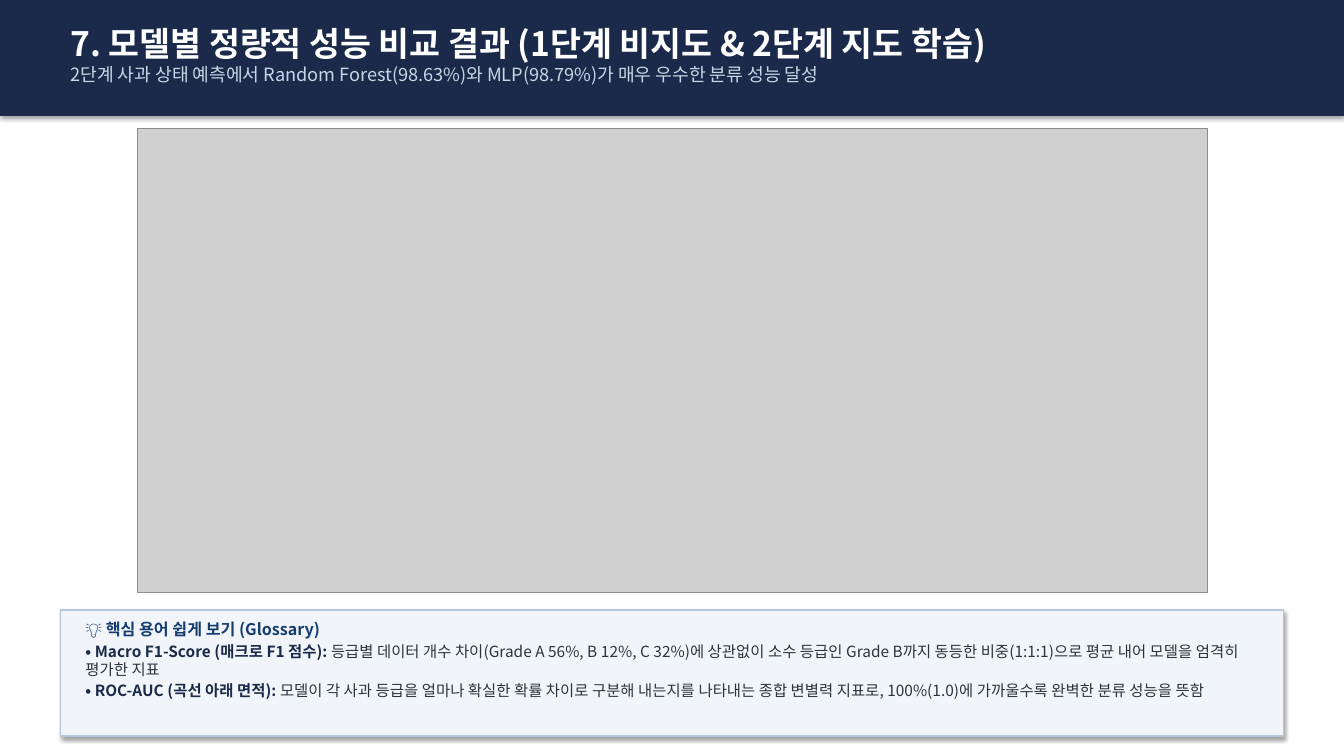
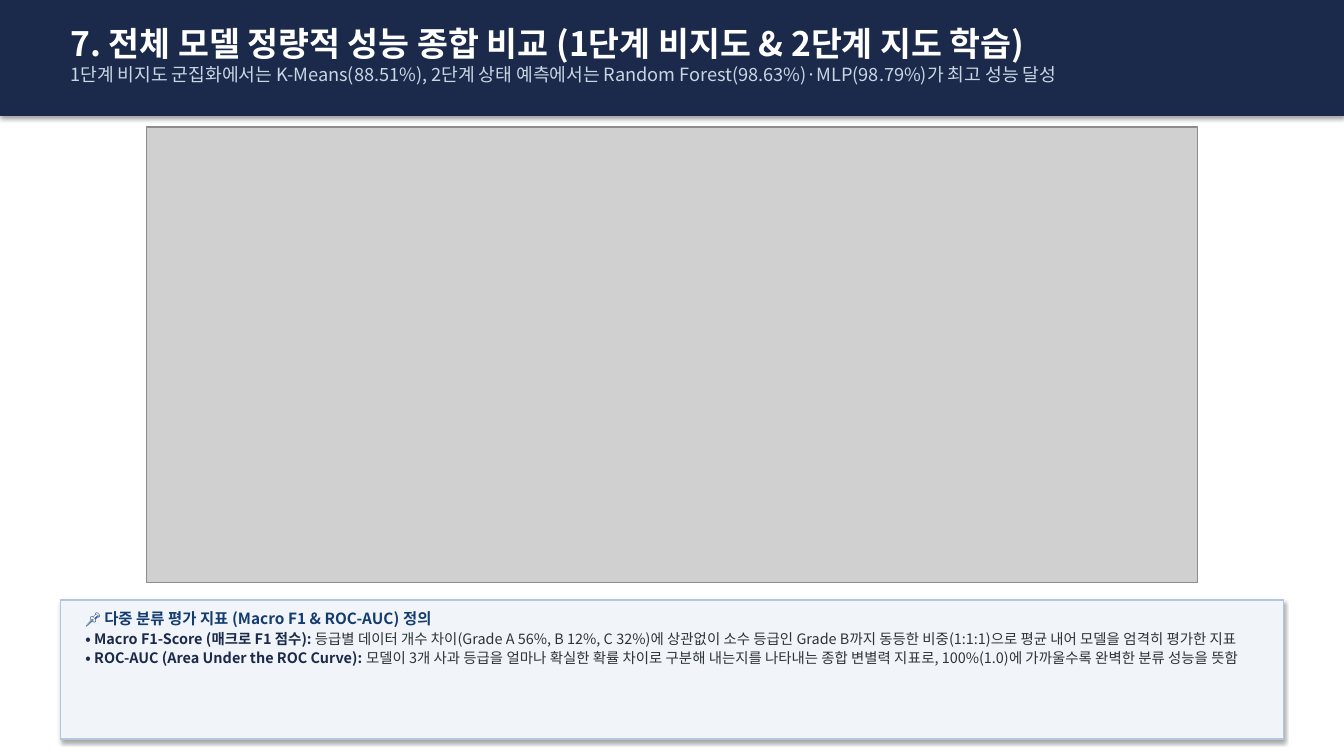
Before and after one commit to sungmin9910/prediction, a slide deck: slide 8 of 사과_운송_이상충격_예측_발표자료.pptx. Drawn at 1344x756 pixels with LibreOffice and Linux fonts; fonts in the diff are those of the drawing; grey boxes stand for pictures. Boxes give left, top, right and bottom in pixels: in the first picture for what was removed or moved away, otherwise in the second. Text is boxed around its words. In the diff, an @@ line names an element or a change of style, - is before the commit and + after.

```diff
--- a/사과_운송_이상충격_예측_발표자료.pptx
+++ b/사과_운송_이상충격_예측_발표자료.pptx
@@ text at (70,27,1056,85): text changed @@
-7. 모델별 정량적 성능 비교 결과 (1단계 비지도 & 2단계 지도 학습)
-2단계 사과 상태 예측에서 Random Forest(98.63%)와 MLP(98.79%)가 매우 우수한 분류 성능 달성
+7. 전체 모델 정량적 성능 종합 비교 (1단계 비지도 & 2단계 지도 학습)
+1단계 비지도 군집화에서는 K-Means(88.51%), 2단계 상태 예측에서는 Random Forest(98.63%)·MLP(98.79%)가 최고 성능 달성
@@ picture: place and size @@
-picture at (137,129,1208,593)
+picture at (146,127,1198,583)
@@ rectangle: place and size @@
-rectangle at (60,610,1284,736)
+rectangle at (60,600,1284,739)
@@ text "📌 다중 분류 평가 지표 ...": place and size @@
-text "📌 다중 분류 평가 지표 ..." at (85,621,1239,699)
+text "📌 다중 분류 평가 지표 ..." at (94,611,1238,666)
@@ text at (104,611,431,627): text changed; size 11.5 to 11 pt @@
-💡 핵심 용어 쉽게 보기 (Glossary)
+📌 다중 분류 평가 지표 (Macro F1 & ROC-AUC) 정의
@@ text at (94,651,1238,666): text changed; size 11 to 10.3 pt @@
-• ROC-AUC (곡선 아래 면적): 모델이 각 사과 등급을 얼마나 확실한 확률 차이로 구분해 내는지를 나타내는 종합 변별력 지표로, 100%(1.0)에 가까울수록 완벽한 분류 성능을 뜻함
+• ROC-AUC (Area Under the ROC Curve): 모델이 3개 사과 등급을 얼마나 확실한 확률 차이로 구분해 내는지를 나타내는 종합 변별력 지표로, 100%(1.0)에 가까울수록 완벽한 분류 성능을 뜻함
@@ text at (94,632,1237,647): size 11 to 10.3 pt in "• Macro F1-Score (매크로 F1 점수): 등급별 ..." @@
```
Also in this commit, not shown: 8 other slides changed, 4 other files.
